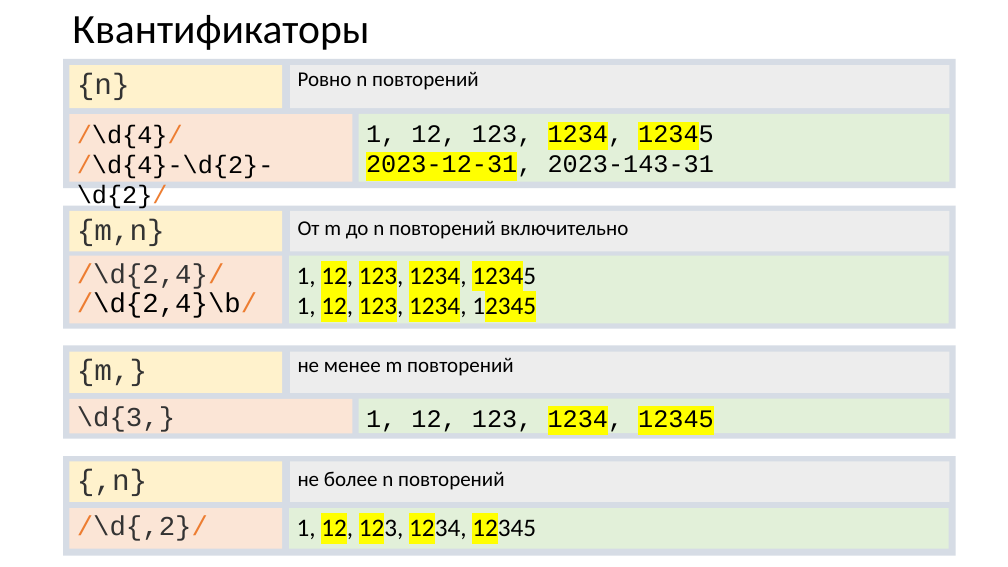
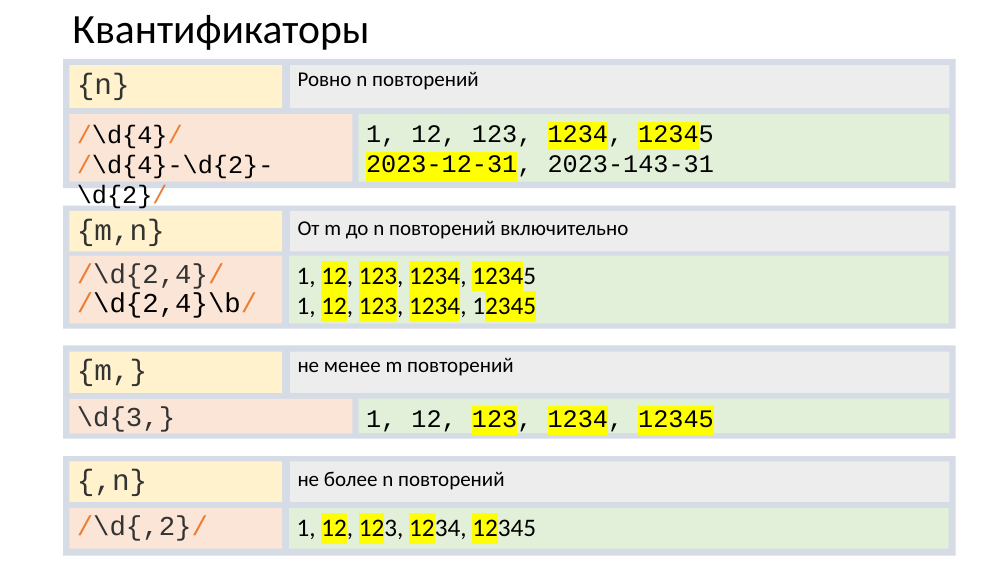
Before and after one commit to xtrueman/prog_instruments, a slide deck: slide 13 of presentations/RegularExpressions.pptx. Drawn at 1008x567 pixels with LibreOffice and Linux fonts; fonts in the diff are those of the drawing. Boxes give left, top, right and bottom in pixels: in the first picture for what was removed or moved away, otherwise in the second. Text is boxed around its words. In the diff, an @@ line names an element or a change of style, - is before the commit and + after.

```diff
--- a/presentations/RegularExpressions.pptx
+++ b/presentations/RegularExpressions.pptx
@@ rectangle "1, 12, 123, 1234, 12345" at [358,399,949,433]: highlight none to #FFFF00 in "123," @@
```
Also in this commit, not shown: 9 other slides changed, 1 slide added, 2 other files.
